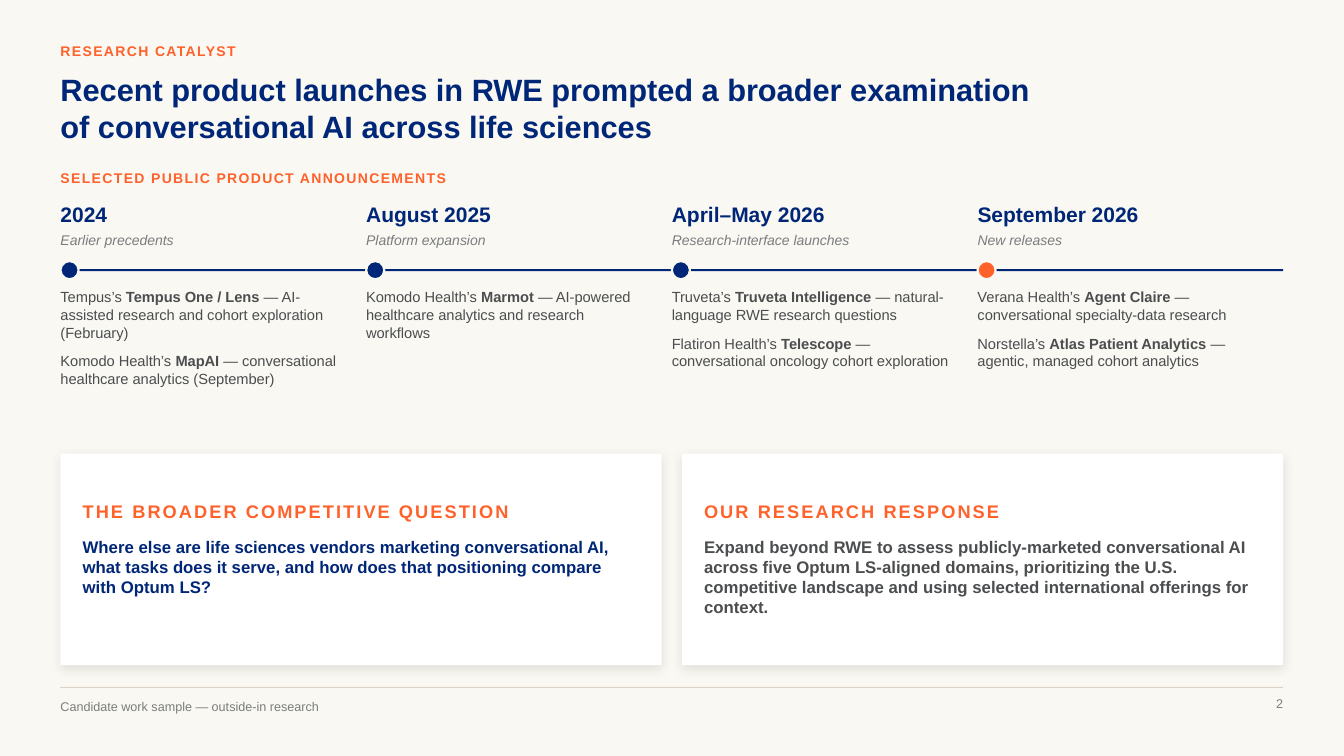
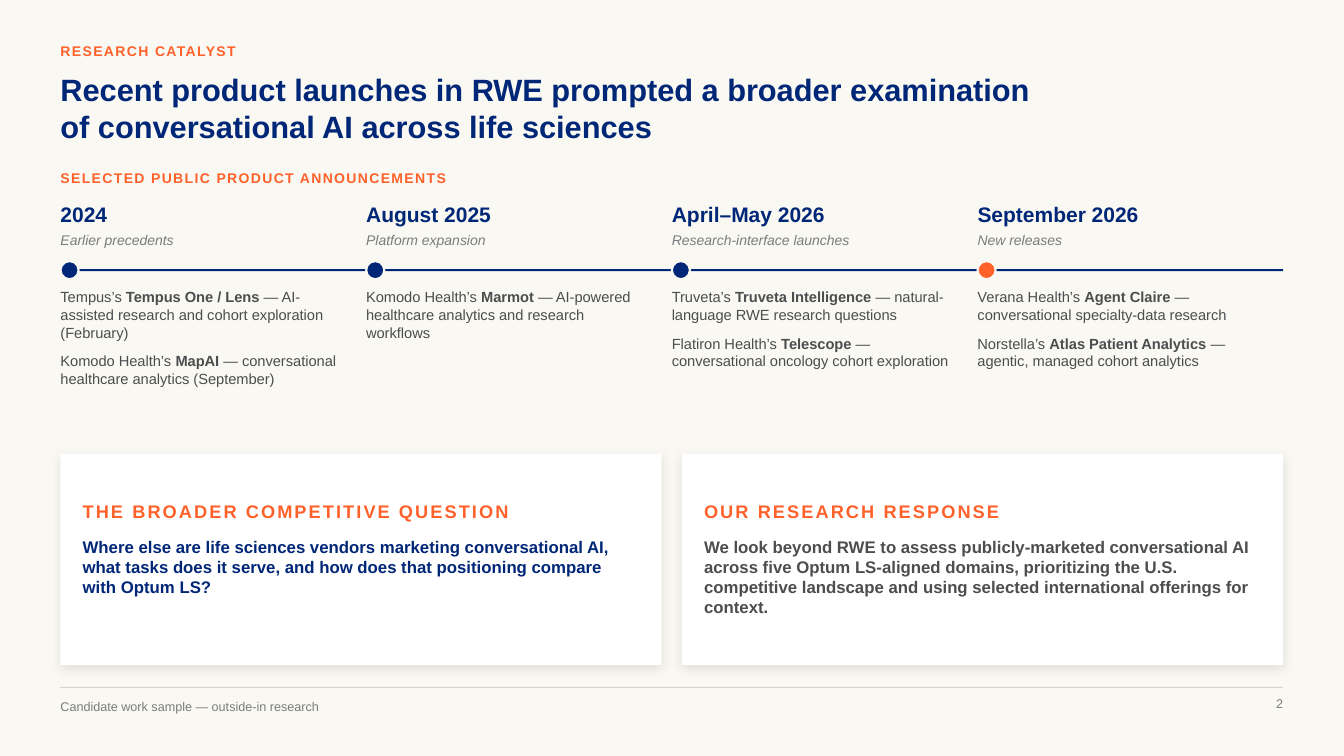
Before and after one commit to marinojt/test, a slide deck: slide 2 of deck/Optum-LS-Conversational-AI.pptx. Drawn at 1344x756 pixels with LibreOffice and Linux fonts; fonts in the diff are those of the drawing. Boxes give left, top, right and bottom in pixels: in the first picture for what was removed or moved away, otherwise in the second. Text is boxed around its words. In the diff, an @@ line names an element or a change of style, - is before the commit and + after.

```diff
--- a/deck/Optum-LS-Conversational-AI.pptx
+++ b/deck/Optum-LS-Conversational-AI.pptx
@@ text at (704,541,1249,613): text changed @@
-Expand beyond RWE to assess publicly-marketed conversational AI across five Optum LS-aligned domains, prioritizing the U.S. competitive landscape and using selected international offerings for context.
+We look beyond RWE to assess publicly-marketed conversational AI across five Optum LS-aligned domains, prioritizing the U.S. competitive landscape and using selected international offerings for context.
```
Also in this commit, not shown: 9 other slides changed, 12 other files.
